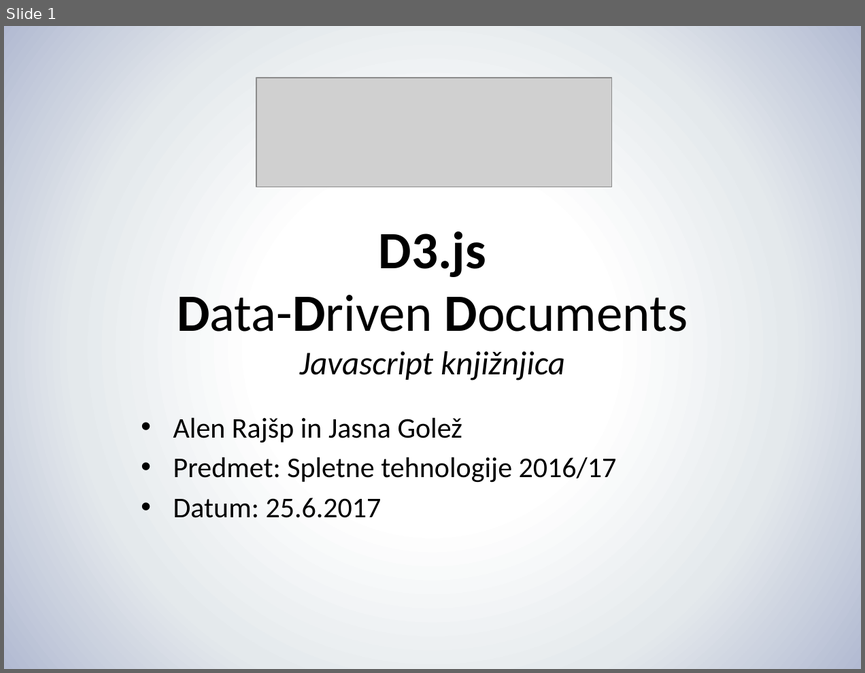
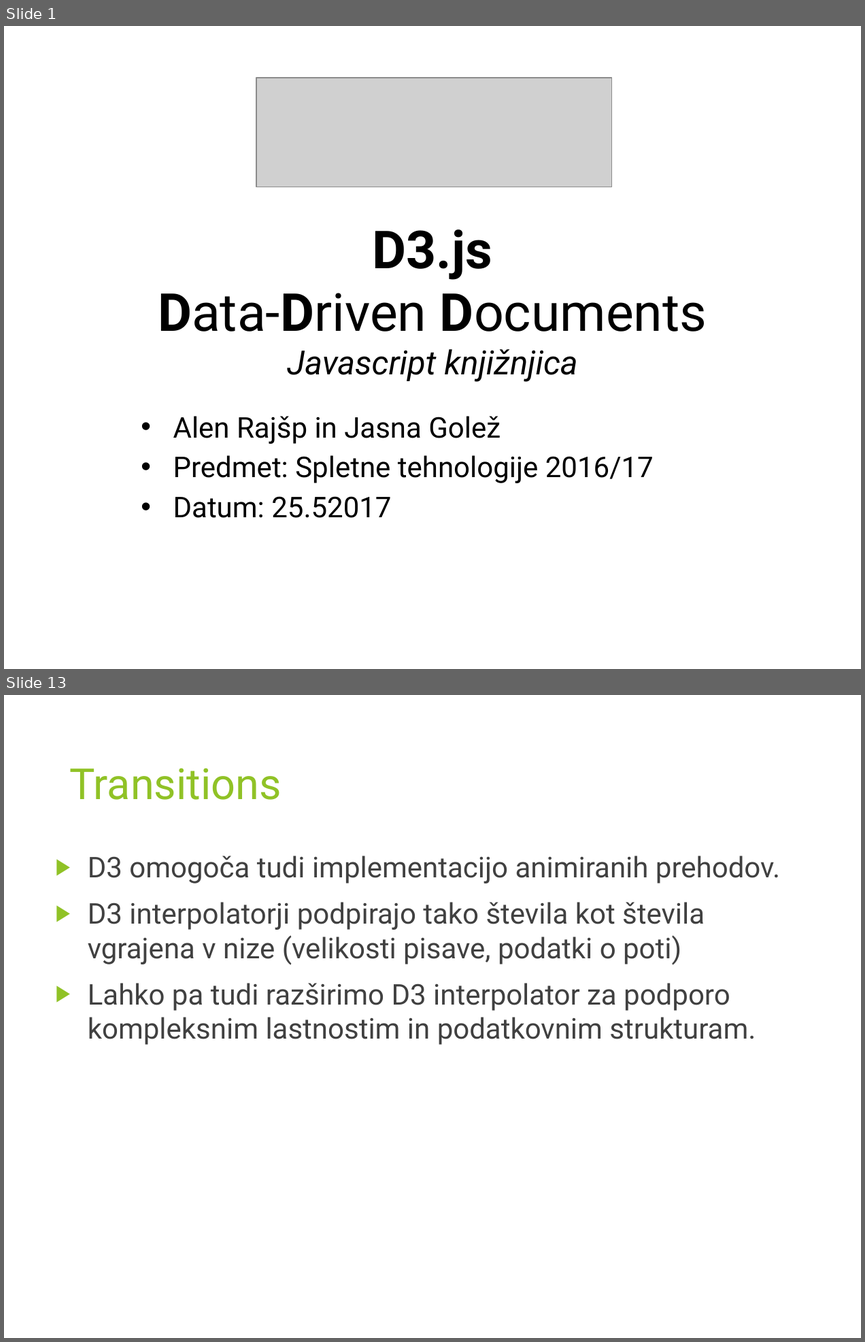
Before and after one commit to jasna19/GremoVun, a slide deck: D3/D3 Presentation/D3_Rajšp_Golež.pptx. Shown one above the other, each under a label of ours: slide 1 before the commit, slides 1 and 13 after it; the slides between them are not shown. The pictures are 865x673 and 865x1342 pixels, drawn with LibreOffice and Linux fonts; fonts in the diff are those of the drawing; grey boxes stand for pictures. Boxes give left, top, right and bottom in pixels: in the first picture for what was removed or moved away, otherwise in the second. Text is boxed around its words. In the diff, an @@ line names an element or a change of style, - is before the commit and + after.

```diff
--- a/D3/D3 Presentation/D3_Rajšp_Golež.pptx
+++ b/D3/D3 Presentation/D3_Rajšp_Golež.pptx
@@ slide 13 added at <box>4,695,861,1338</box>, background #FFFFFF @@
@@ title added at <box>70,768,281,800</box>, 36 pt, text #90C226 @@
+Transitions
@@ text added at <box>88,855,780,1045</box>, 24 pt, text #404040 @@
+▶ D3 omogoča tudi implementacijo animiranih prehodov.
+▶ D3 interpolatorji podpirajo tako števila kot števila vgrajena v nize (velikosti pisave, podatki o poti)
+▶ Lahko pa tudi razširimo D3 interpolator za podporo kompleksnim lastnostim in podatkovnim strukturam.
@@ slide 1 changed as well @@
@@ background gradient #FFFFFF to #E4E9EC to #B2BAD2 to #FFFFFF @@
@@ text "D3.js" at <box>158,229,706,382</box>: font Calibri to Roboto @@
@@ text at <box>173,416,653,483</box>: font Calibri to Roboto in "Alen Rajšp in Jasna Golež", "Predmet: Spletne tehnologije 2016/17" @@
@@ text at <box>173,496,391,518</box>: text changed; font Calibri to Roboto @@
-• Datum: 25.6.2017
+• Datum: 25.52017
```
Also in this commit, not shown: 6 other slides changed, 8 other slides added, 5 slides removed.
